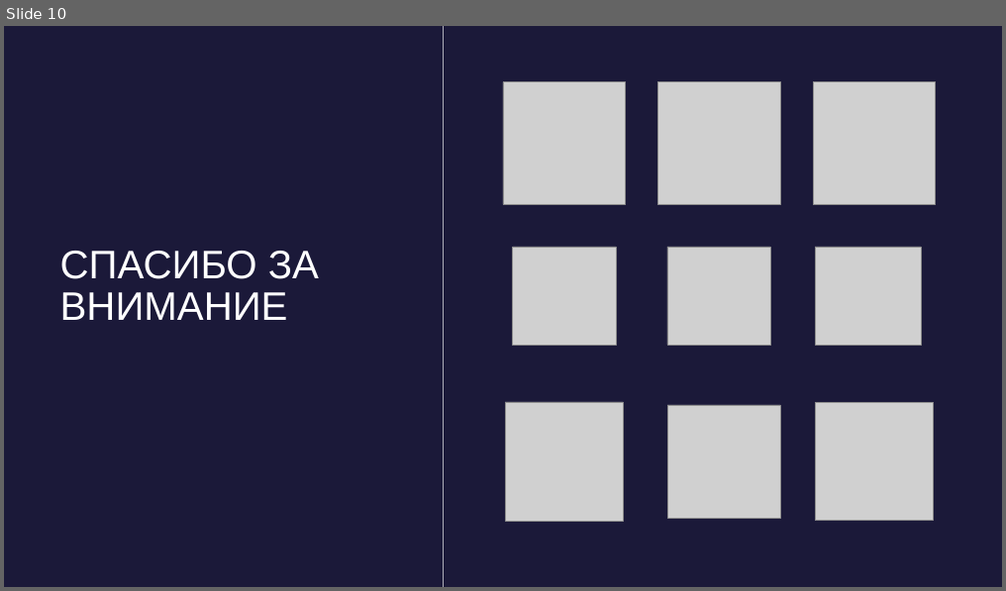
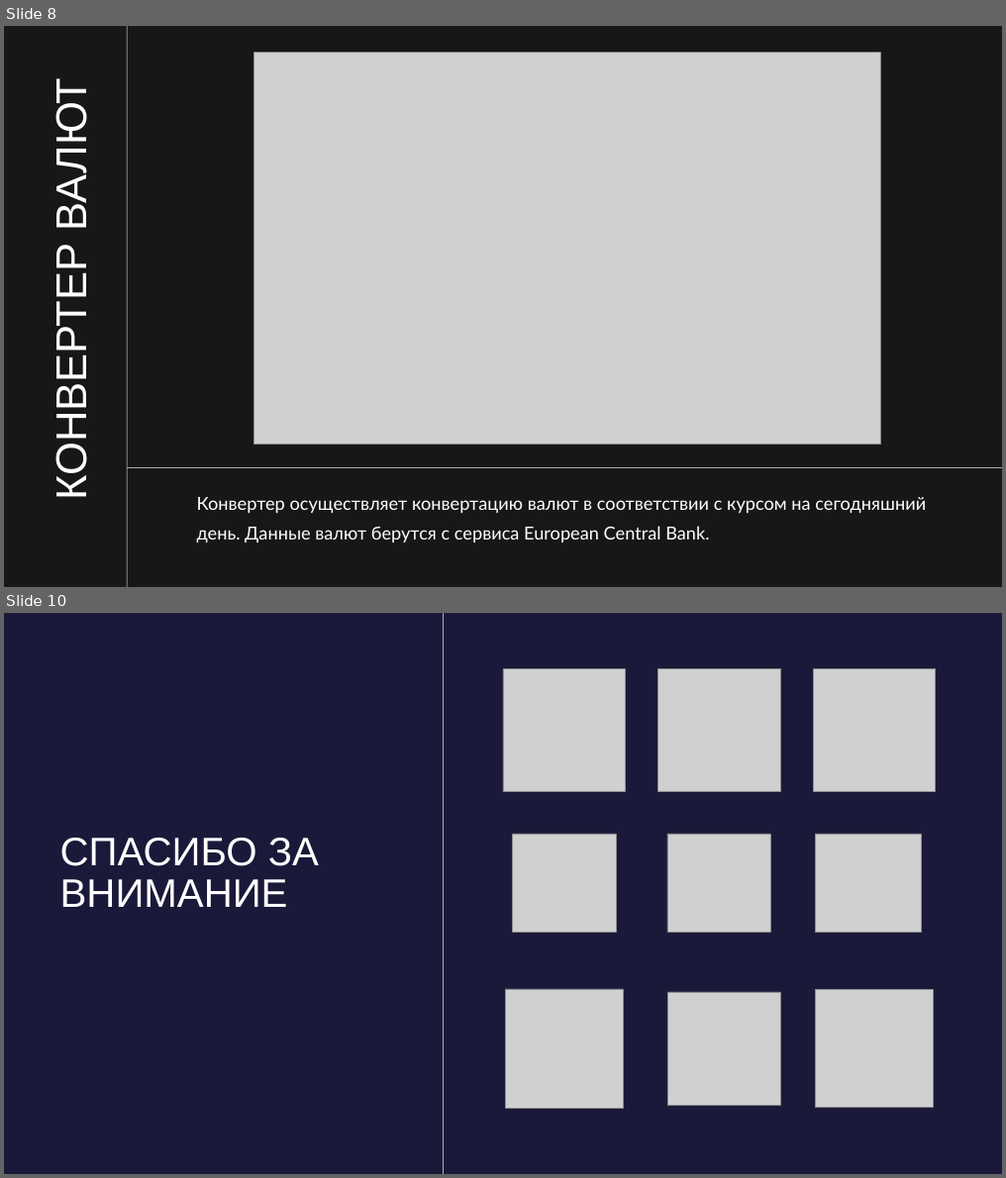
Before and after one commit to blxxdclxud/FirstProject_PyQt, a slide deck: Финансовый органайзер.pptx. Shown one above the other, each under a label of ours: slide 10 before the commit, slides 8 and 10 after it; the slides between them are not shown. The pictures are 1006x591 and 1006x1178 pixels, drawn with LibreOffice and Linux fonts; fonts in the diff are those of the drawing; grey boxes stand for pictures. Boxes give left, top, right and bottom in pixels: in the first picture for what was removed or moved away, otherwise in the second. Text is boxed around its words. In the diff, an @@ line names an element or a change of style, - is before the commit and + after.

```diff
--- a/Финансовый органайзер.pptx
+++ b/Финансовый органайзер.pptx
@@ slide 8 added at [4,26,1002,587], background #171717 @@
@@ rectangle added at [127,26,127,587], fill #FFFFFF @@
@@ picture added at [253,53,880,445] @@
@@ text added at [48,93,96,492], 62.3 pt, text #FFFFFF @@
+КОНВЕРТЕР ВАЛЮТ
@@ rectangle added at [127,468,1002,469], fill #FFFFFF @@
@@ text added at [197,497,926,543], 26 pt, text #FFFFFF @@
+Конвертер осуществляет конвертацию валют в соответствии с курсом на сегодняшний день. Данные валют берутся с сервиса European Central Bank.
```
Also in this commit, not shown: 6 slides changed, 2 other slides added, 3 slides removed, 4 other files.
